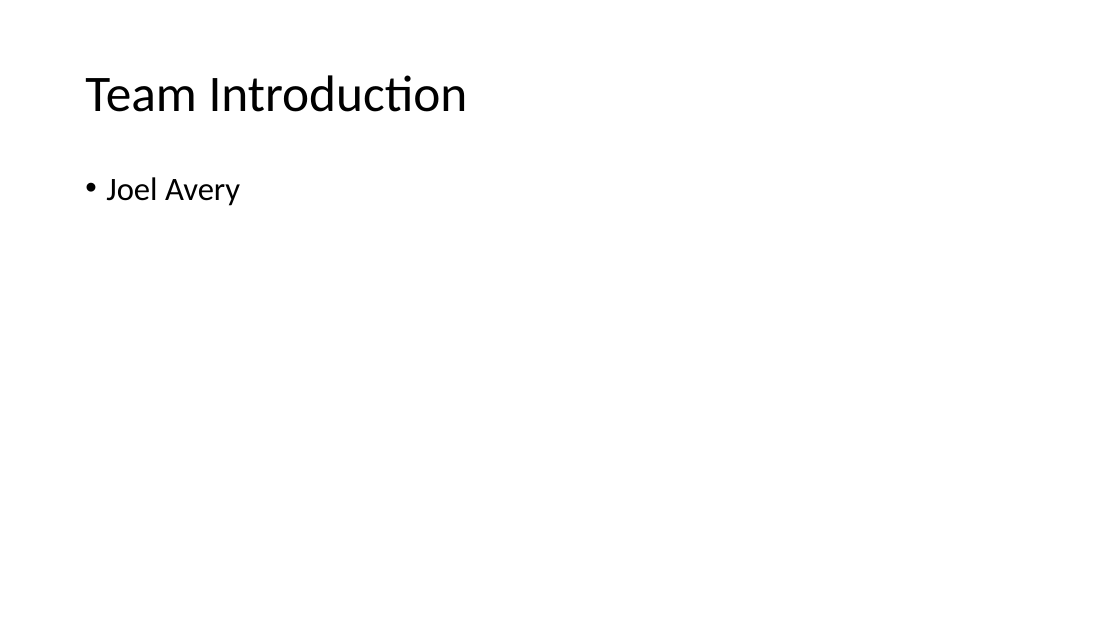
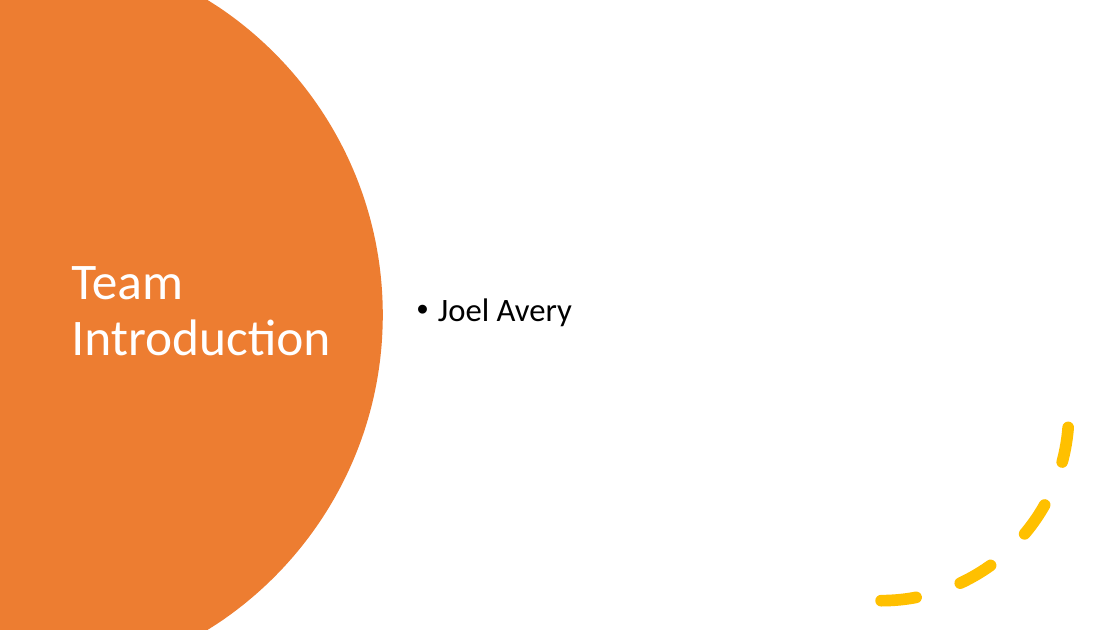
Before and after one commit to joelmichaelavery/Moffat-Bay, a slide deck: slide 2 of CSD460 CAPSTONE PRESENTATION.pptx. Drawn at 1120x630 pixels with LibreOffice and Linux fonts; fonts in the diff are those of the drawing. Boxes give left, top, right and bottom in pixels: in the first picture for what was removed or moved away, otherwise in the second. Text is boxed around its words. In the diff, an @@ line names an element or a change of style, - is before the commit and + after.

```diff
--- a/CSD460 CAPSTONE PRESENTATION.pptx
+++ b/CSD460 CAPSTONE PRESENTATION.pptx
@@ freeform shape added at box(0, 0, 383, 630), fill #ED7D31 @@
@@ text "Joel Avery": place and size @@
-text "Joel Avery" at box(106, 177, 240, 206)
+text "Joel Avery" at box(438, 298, 572, 327)
@@ text "Joel Avery" at box(438, 298, 572, 327): vertical alignment top to middle @@
@@ title "Team Introduction": place and size @@
-title "Team Introduction" at box(85, 75, 468, 112)
+title "Team Introduction" at box(71, 266, 330, 356)
@@ title "Team Introduction" at box(71, 266, 330, 356): text colour #000000 to #FFFFFF @@
@@ arc (boxed as its full ellipse) added at box(694, 226, 1070, 602), outline #FFC000 10 pt dashed @@
```
Also in this commit, not shown: 14 other slides changed.
